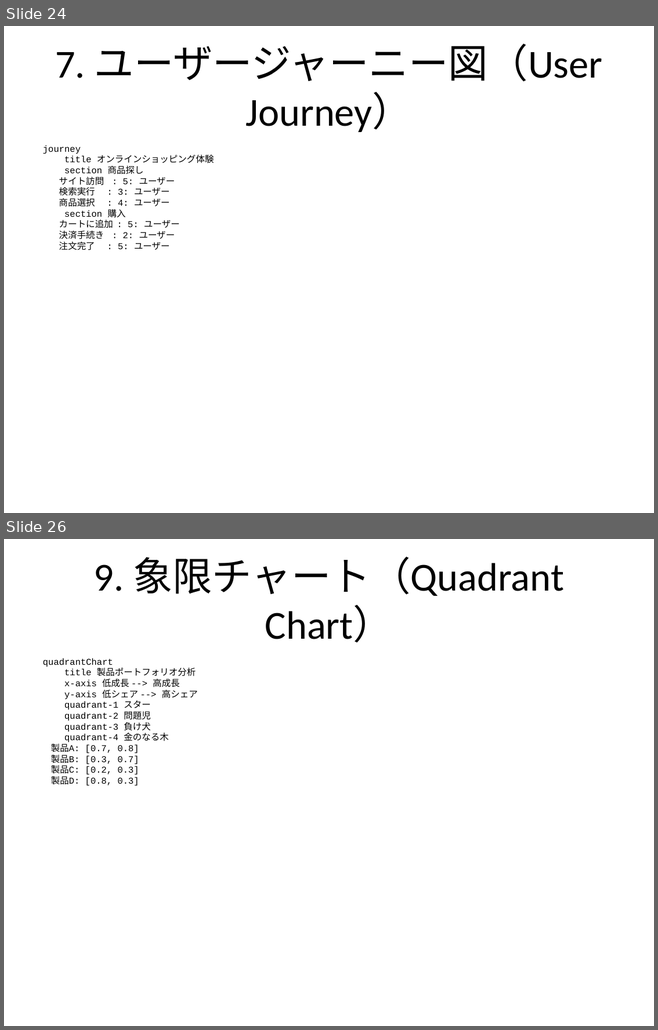
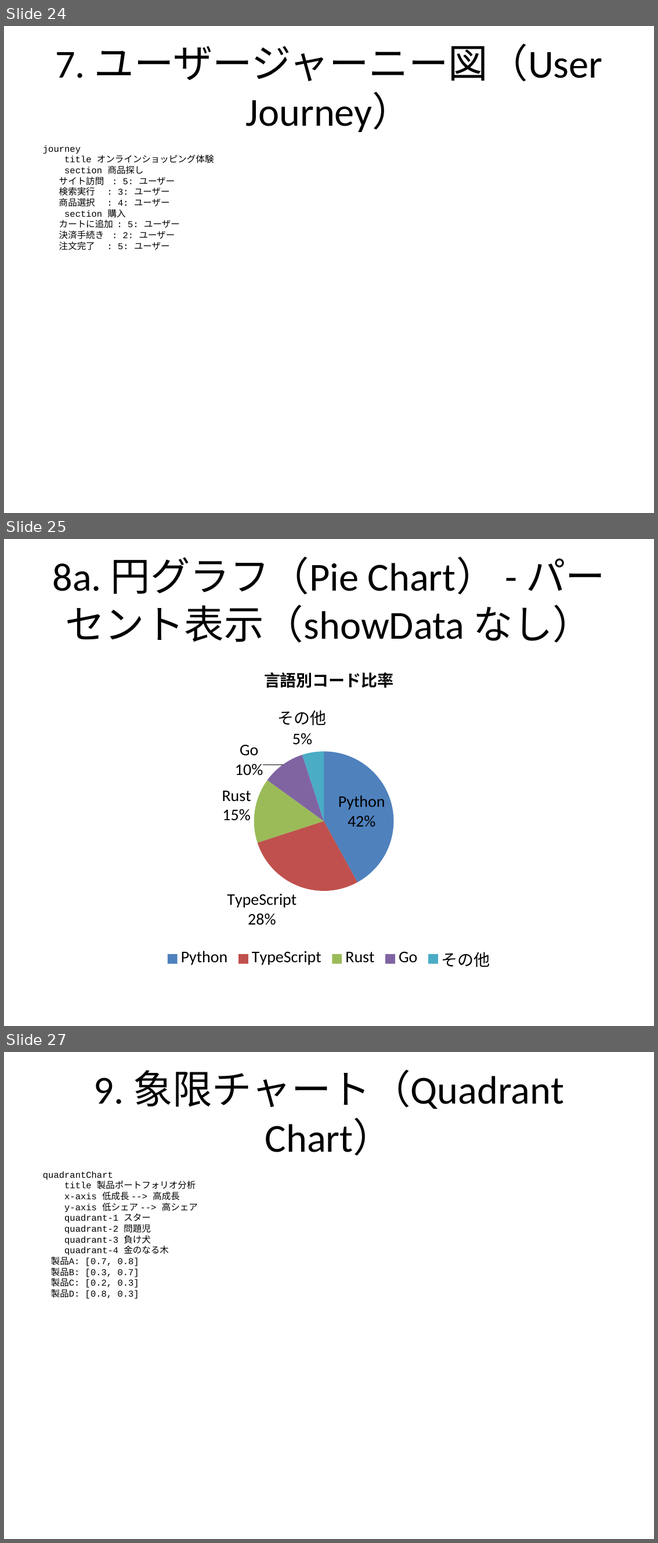
Before and after one commit to notfolder/qmd_to_pptx, a slide deck: demo_full.pptx. Shown one above the other, each under a label of ours: slides 24 and 26 before the commit, slides 24, 25 and 27 after it; the slides between them are not shown. The pictures are 658x1030 and 658x1543 pixels, drawn with LibreOffice and Linux fonts; fonts in the diff are those of the drawing. Boxes give left, top, right and bottom in pixels: in the first picture for what was removed or moved away, otherwise in the second. Text is boxed around its words. In the diff, an @@ line names an element or a change of style, - is before the commit and + after.

Commit message:
feat: 円グラフセクションの見出しを整理し、説明を追加

```diff
--- a/demo_full.pptx
+++ b/demo_full.pptx
@@ slide 25 added at (4, 539, 654, 1026), background #FFFFFF @@
@@ title added at (52, 556, 605, 643), 44 pt, text #000000 @@
+8a. 円グラフ（Pie Chart） - パーセント表示（showData なし）
@@ pie chart added at (36, 653, 621, 974) @@
+title "言語別コード比率"
+categories: Python, TypeScript, Rust, Go, その他
+Series 1: 42, 28, 15, 10, 5
@@ what was slide 26 is now slide 27 @@
```
Also in this commit, not shown: 2 slides changed, 1 other file.
